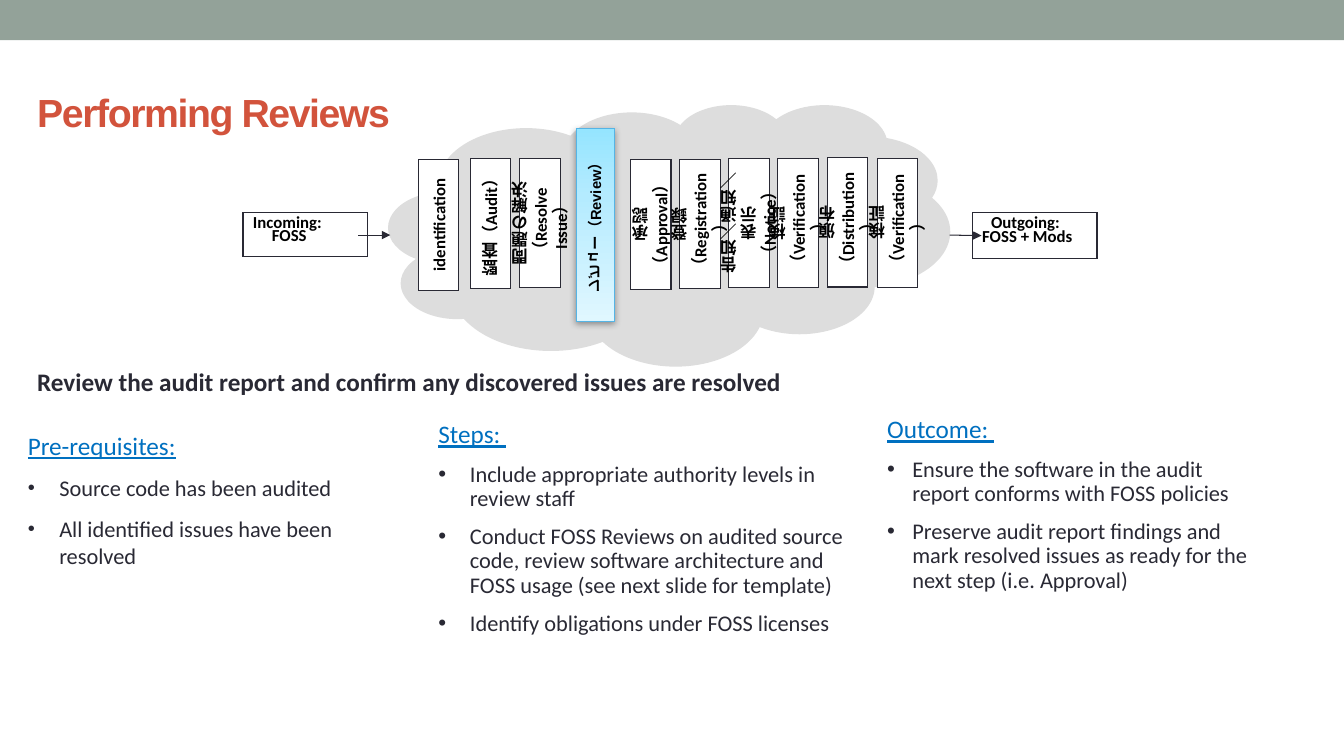
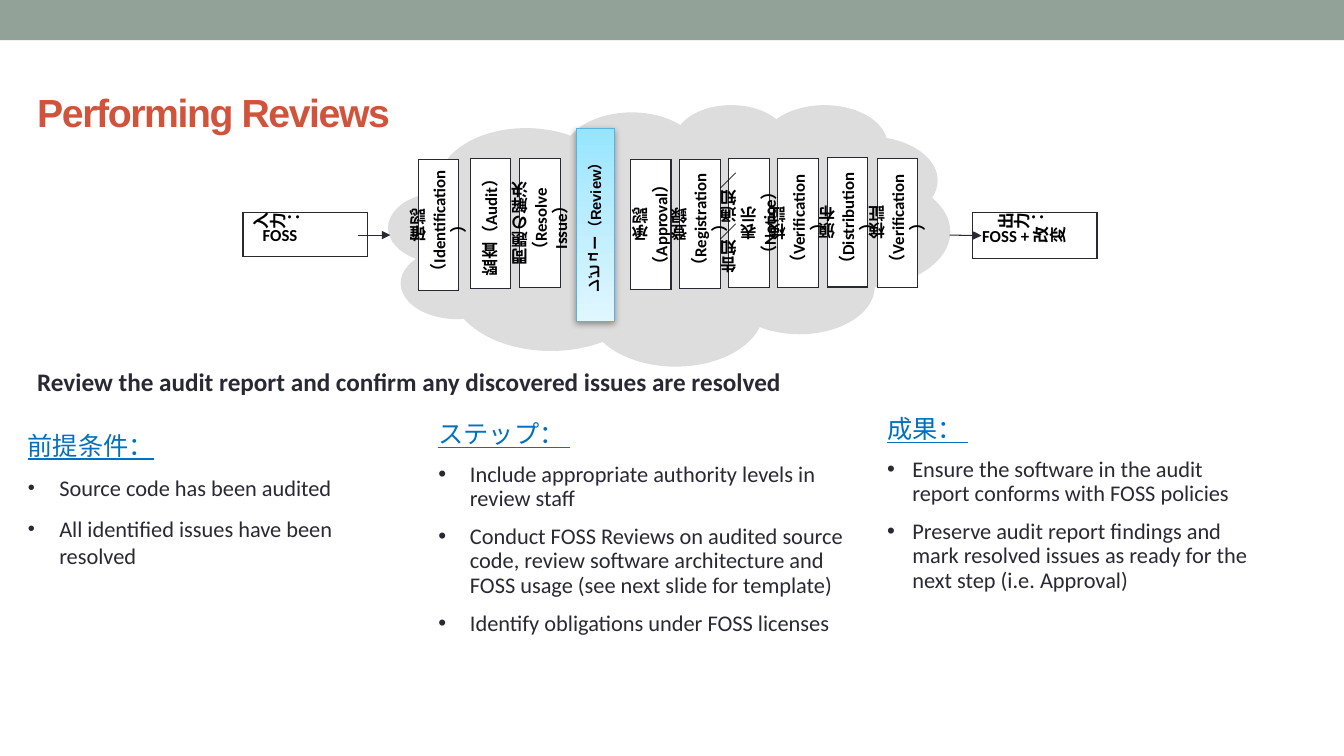
Before and after one commit to OpenChain-Project/Curriculum-Translation-JP, a slide deck: slide 56 of target/openchain-curriculum-release-2.pptx. Drawn at 1344x756 pixels with LibreOffice and Linux fonts; fonts in the diff are those of the drawing; background and template pictures are left out. Boxes give left, top, right and bottom in pixels: in the first picture for what was removed or moved away, otherwise in the second. Text is boxed around its words. In the diff, an @@ line names an element or a change of style, - is before the commit and + after.

Commit message:
52/75 slides done.

```diff
--- a/target/openchain-curriculum-release-2.pptx
+++ b/target/openchain-curriculum-release-2.pptx
@@ text in rectangle at (x1=409, y1=179, x2=449, y2=260): text changed @@
-identification
+確認（Identification）
@@ text in rectangle at (x1=248, y1=213, x2=289, y2=228): text changed @@
-Incoming:
+入力：
@@ text in rectangle at (x1=993, y1=214, x2=1069, y2=244): text changed @@
-Outgoing:
-FOSS + Mods
+出力：
+FOSS + 改変
@@ text at (x1=887, y1=417, x2=963, y2=443): text changed @@
-Outcome:
+成果：
@@ text at (x1=28, y1=434, x2=154, y2=460): text changed @@
-Pre-requisites:
+前提条件：
@@ text at (x1=438, y1=422, x2=564, y2=448): text changed @@
-Steps:
+ステップ：
```
Also in this commit, not shown: 10 other slides changed, 8 other files.
